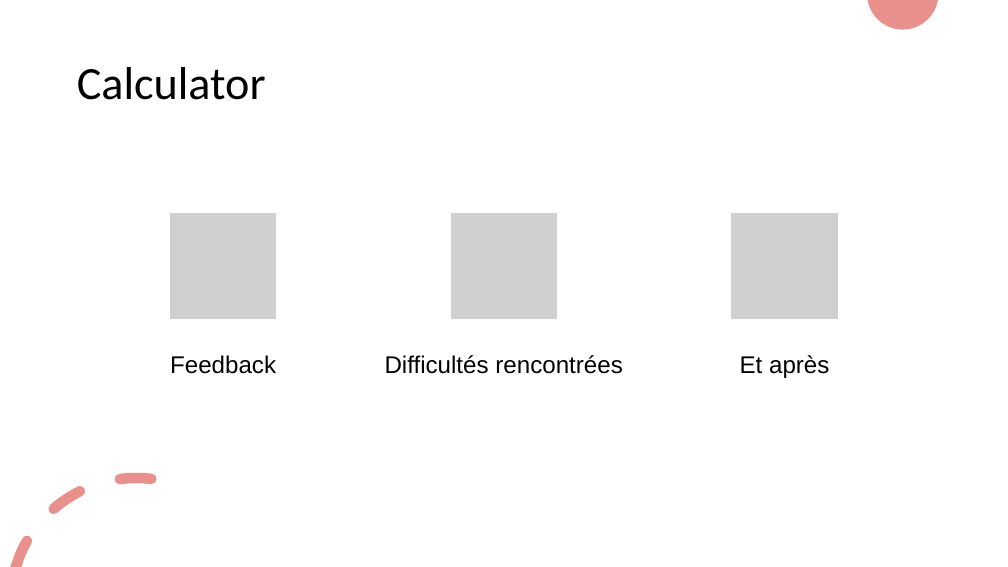
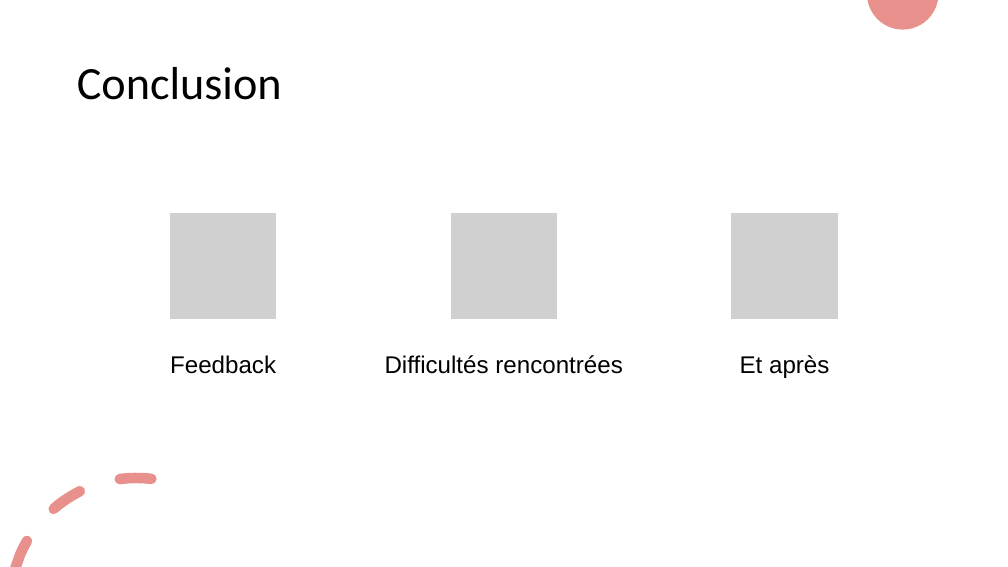
Before and after one commit to MickaeliOS/OpenClassrooms-P5-CountOnMe, a slide deck: slide 9 of Horn_Mickael_2_presentation_022122.pptx (slide 8 before the commit). Drawn at 1008x567 pixels with LibreOffice and Linux fonts; fonts in the diff are those of the drawing; grey boxes stand for pictures. Boxes give left, top, right and bottom in pixels: in the first picture for what was removed or moved away, otherwise in the second. Text is boxed around its words. In the diff, an @@ line names an element or a change of style, - is before the commit and + after.

```diff
--- a/Horn_Mickael_2_presentation_022122.pptx
+++ b/Horn_Mickael_2_presentation_022122.pptx
@@ title at (77,67,282,100): text changed @@
-Calculator
+Conclusion
```
Also in this commit, not shown: 3 other slides changed, 1 slide added.
